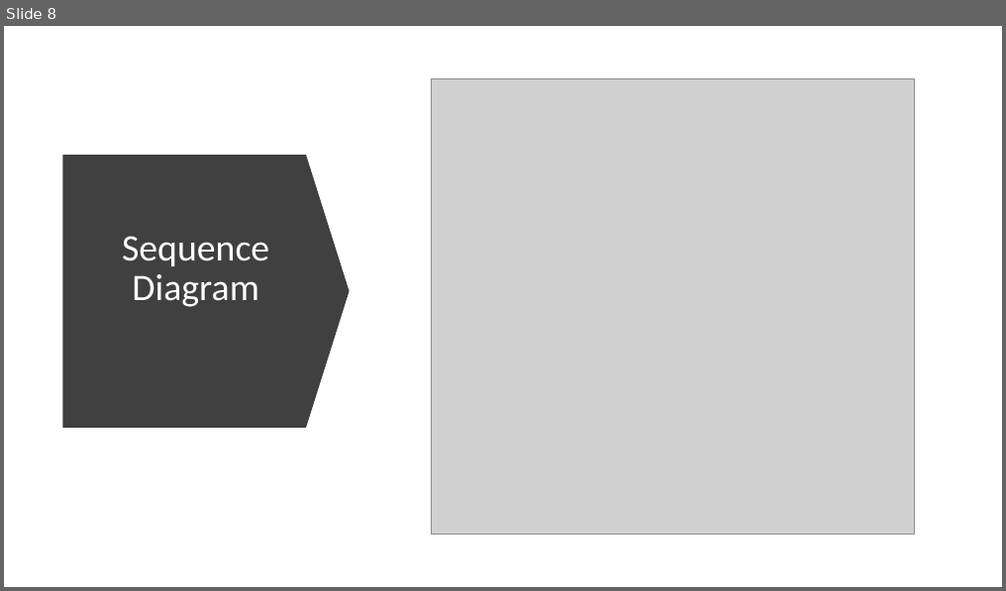
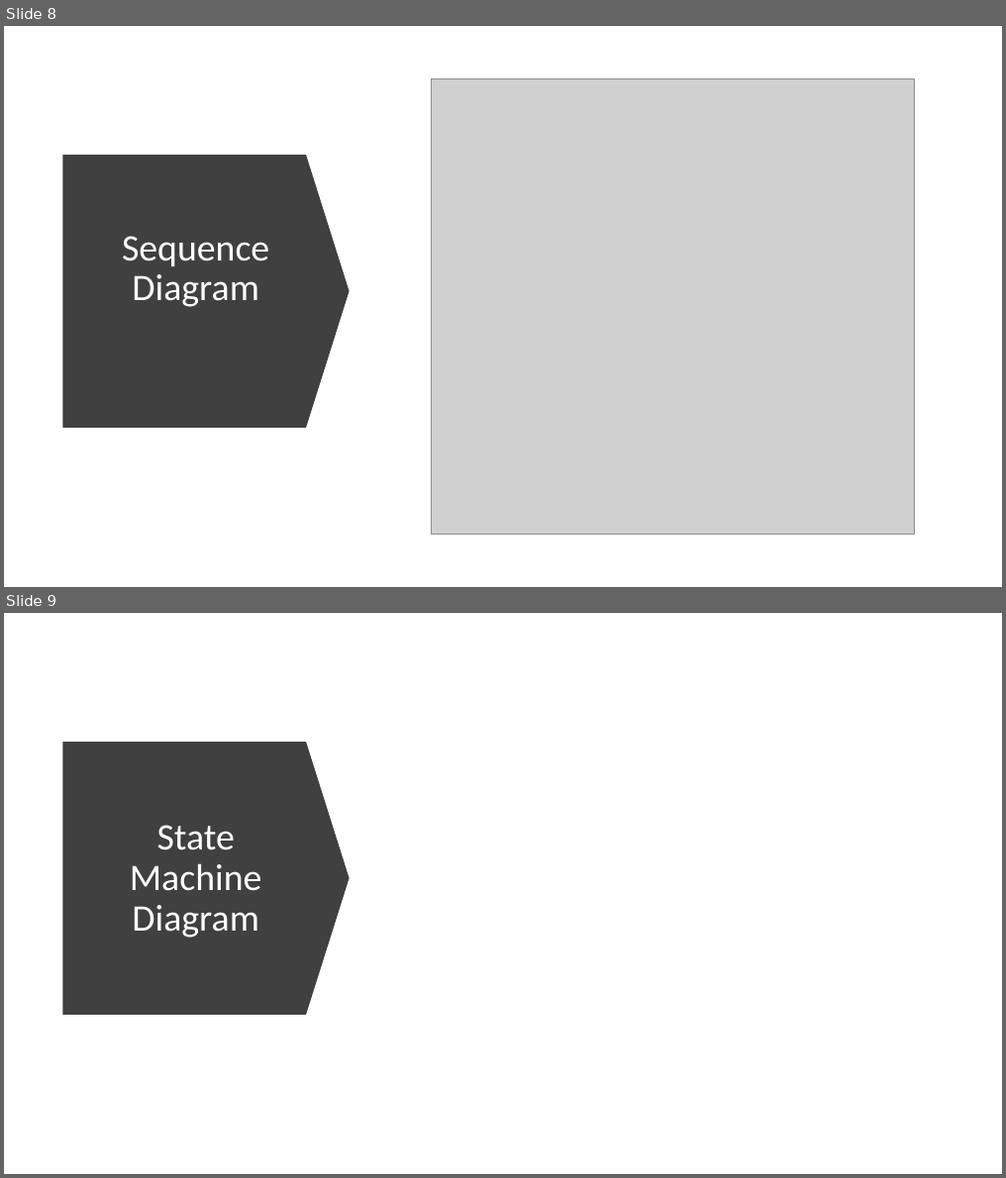
Before and after one commit to Team-Lamentis/Emphasis-Seminar-Project-Lab-SS-22, a slide deck: AIM Autonomous Intersection Management.pptx. Shown one above the other, each under a label of ours: slide 8 before the commit, slides 8 and 9 after it. The pictures are 1006x591 and 1006x1178 pixels, drawn with LibreOffice and Linux fonts; fonts in the diff are those of the drawing; grey boxes stand for pictures. Boxes give left, top, right and bottom in pixels: in the first picture for what was removed or moved away, otherwise in the second. Text is boxed around its words. In the diff, an @@ line names an element or a change of style, - is before the commit and + after.

```diff
--- a/AIM Autonomous Intersection Management.pptx
+++ b/AIM Autonomous Intersection Management.pptx
@@ slide 9 added at bbox=[4, 613, 1002, 1174], background #FFFFFF @@
@@ down arrow added at bbox=[63, 742, 350, 1015], fill #404040 @@
@@ title added at bbox=[130, 825, 261, 938], 36 pt, text #FFFFFF @@
+State Machine Diagram
```
Also in this commit, not shown: 2 slides changed.
